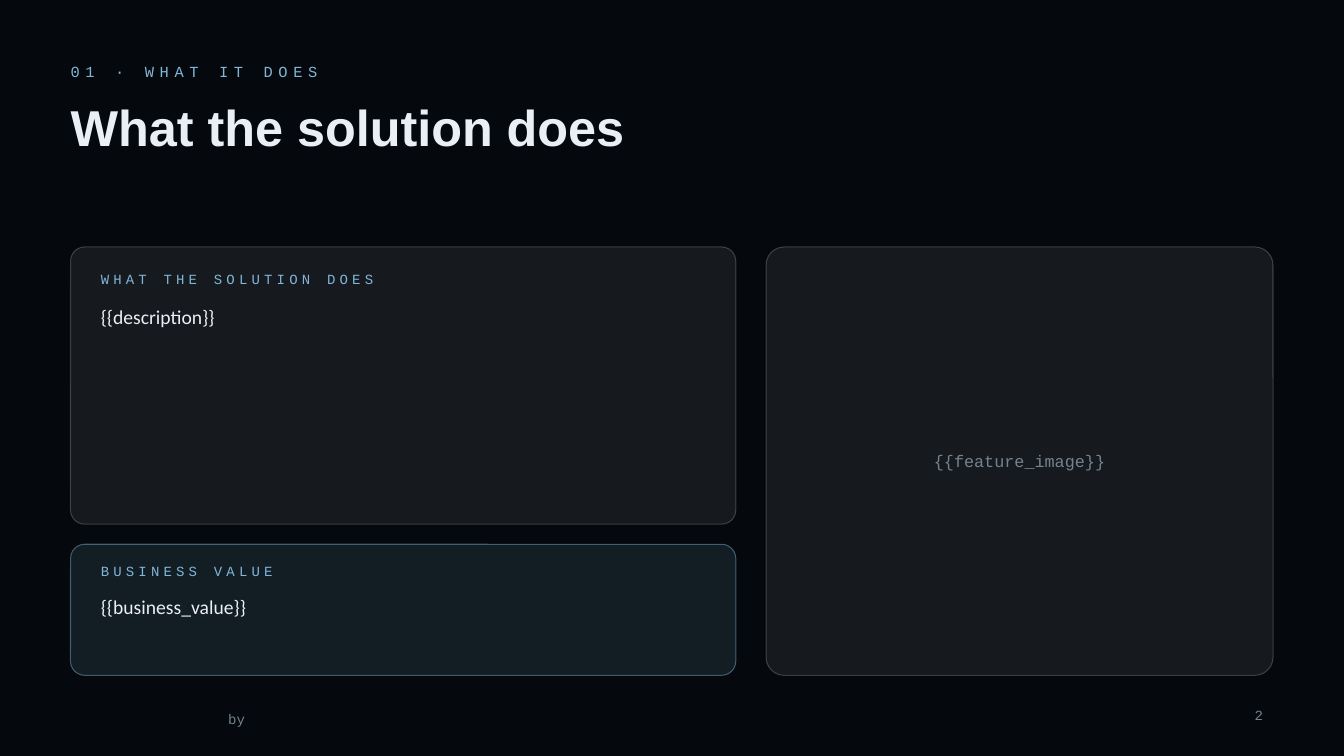
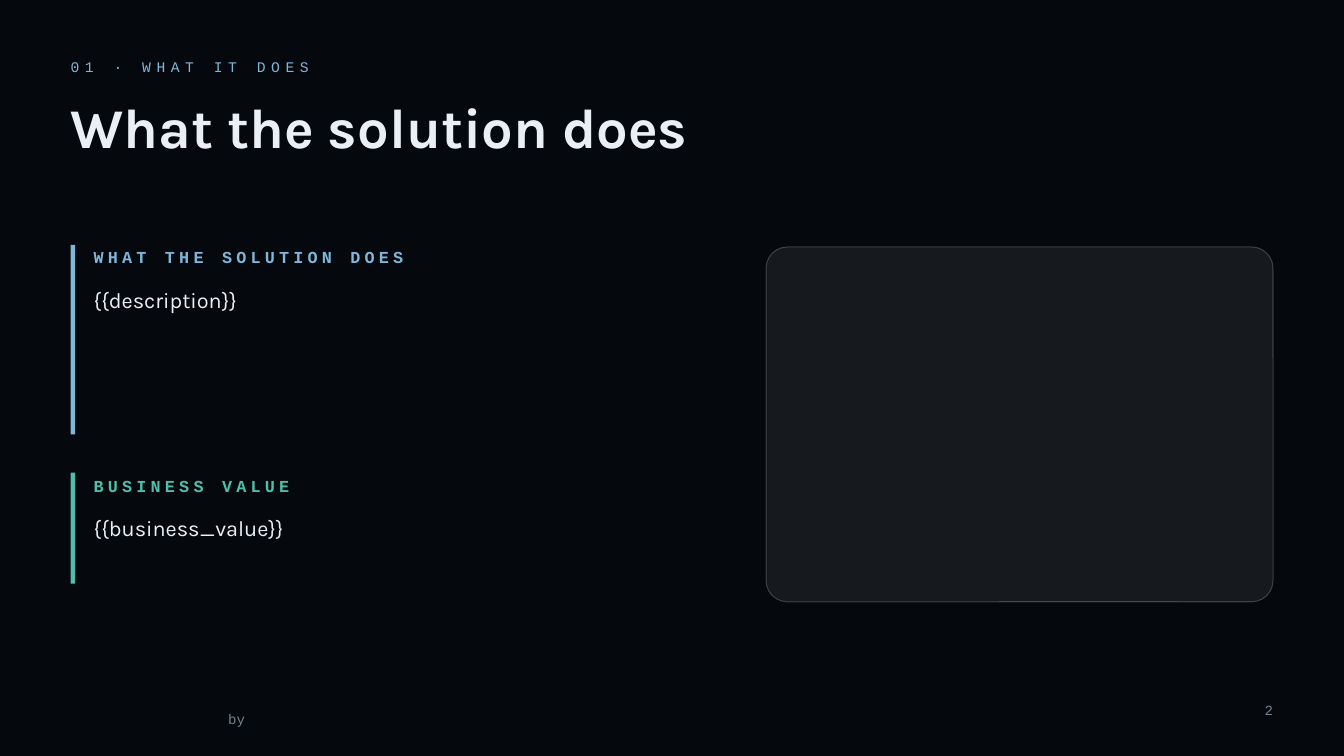
Before and after one commit to lpreciado-nextant/PRISMA, a slide deck: slide 2 of app/src/assets/deck/PRISMA_Template_Dark.potx. Drawn at 1344x756 pixels with LibreOffice and Linux fonts; fonts in the diff are those of the drawing; background and template pictures are left out. Boxes give left, top, right and bottom in pixels: in the first picture for what was removed or moved away, otherwise in the second. Text is boxed around its words. In the diff, an @@ line names an element or a change of style, - is before the commit and + after.

```diff
--- a/app/src/assets/deck/PRISMA_Template_Dark.potx
+++ b/app/src/assets/deck/PRISMA_Template_Dark.potx
@@ text "01 · WHAT IT DOES" at (71, 62, 309, 72): size 11 to 10.5 pt @@
@@ title "What the solution does" at (71, 108, 687, 149): size 36 to 40 pt, font Arial to Karla @@
@@ rounded rectangle removed at (71, 247, 736, 524) @@
@@ rectangle added at (71, 245, 75, 435), fill #7FB6D9 @@
@@ text "WHAT THE SOLUTION DOES": place and size @@
-text "WHAT THE SOLUTION DOES" at (101, 274, 373, 284)
+text "WHAT THE SOLUTION DOES" at (94, 251, 403, 263)
@@ text "WHAT THE SOLUTION DOES" at (94, 251, 403, 263): size 10 to 12 pt, bold on @@
@@ rounded rectangle: place and size @@
-rounded rectangle at (766, 247, 1273, 676)
+rounded rectangle at (766, 247, 1273, 602)
@@ rounded rectangle at (766, 247, 1273, 602): proportions changed @@
@@ text "{{description}}": place and size @@
-text "{{description}}" at (101, 310, 215, 327)
+text "{{description}}" at (94, 292, 237, 313)
@@ text "{{description}}" at (94, 292, 237, 313): size 14 to 15.5 pt, font Calibri to Karla; line spacing 1 to 1.1 @@
@@ rectangle added at (71, 473, 75, 584), fill #4FBFAB @@
@@ text "BUSINESS VALUE": place and size @@
-text "BUSINESS VALUE" at (101, 566, 273, 576)
+text "BUSINESS VALUE" at (94, 481, 289, 492)
@@ text "BUSINESS VALUE" at (94, 481, 289, 492): size 10 to 12 pt, text colour #7FB6D9 to #4FBFAB, bold on @@
@@ text removed at (934, 455, 1105, 471) @@
-{{feature_image}}
@@ text "{{business_value}}" at (94, 520, 284, 539): size 14 to 15.5 pt, font Calibri to Karla; line spacing 1 to 1.1 @@
@@ text "{{business_value}}": place and size @@
-text "{{business_value}}" at (101, 600, 246, 617)
+text "{{business_value}}" at (94, 520, 284, 539)
@@ rounded rectangle removed at (71, 544, 736, 676) @@
@@ page number: place and size @@
-page number at (1255, 710, 1263, 720)
+page number at (1265, 705, 1273, 715)
```
Also in this commit, not shown: 4 other slides changed, 1 slide added, 1 slide removed, 11 other files.
